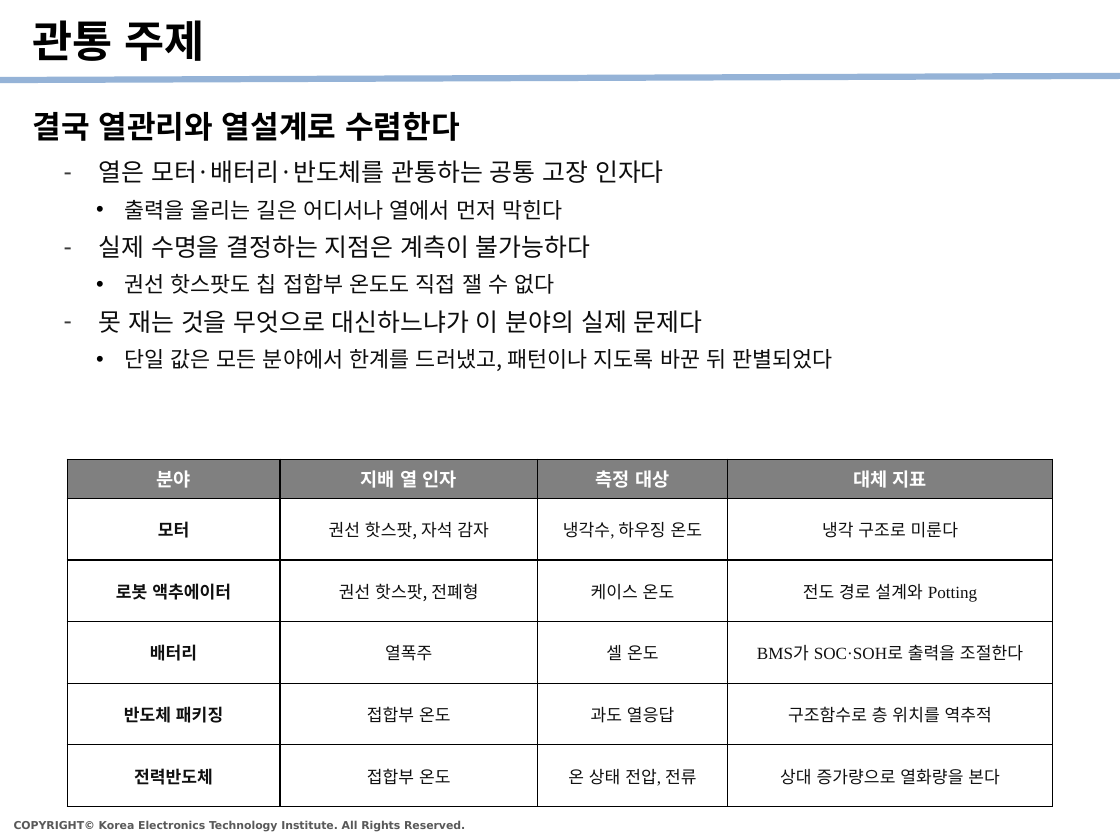
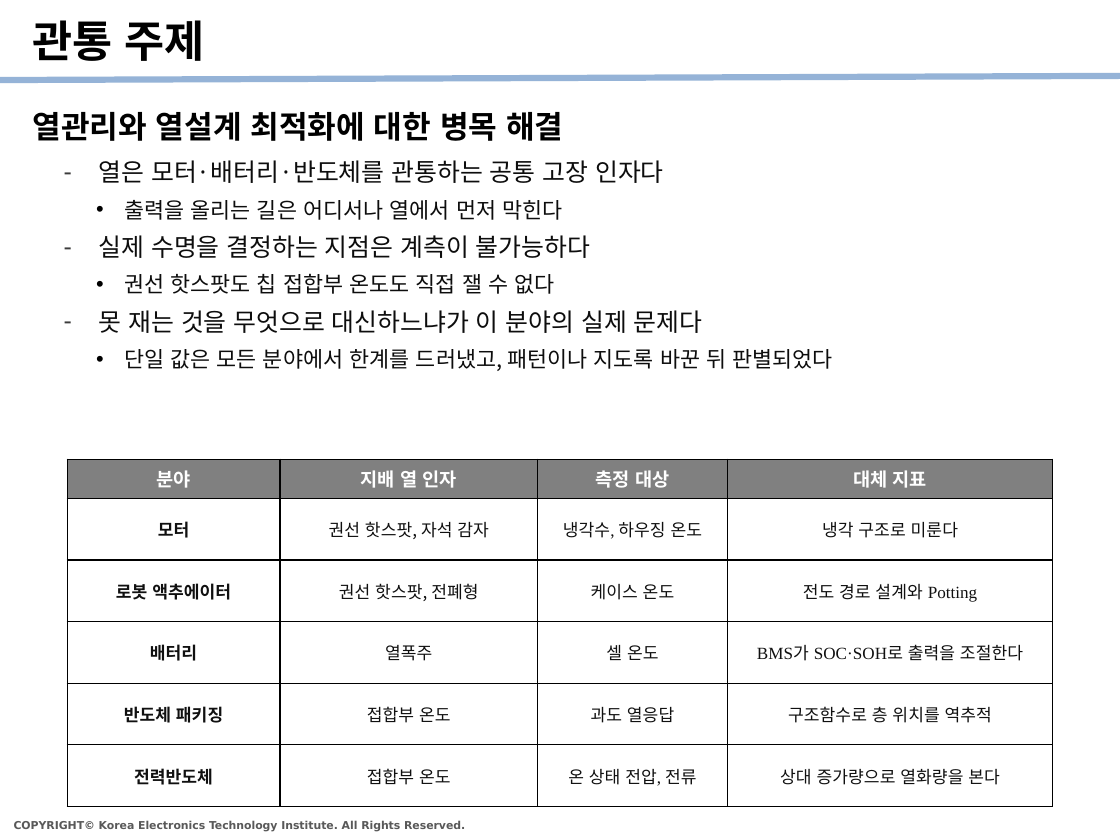
Before and after one commit to kybeen0521/PHM_Edu, a slide deck: slide 22 of Templates/PHM강좌_수강정리_v1.pptx. Drawn at 1120x840 pixels with LibreOffice and Linux fonts; fonts in the diff are those of the drawing. Boxes give left, top, right and bottom in pixels: in the first picture for what was removed or moved away, otherwise in the second. Text is boxed around its words. In the diff, an @@ line names an element or a change of style, - is before the commit and + after.

```diff
--- a/Templates/PHM강좌_수강정리_v1.pptx
+++ b/Templates/PHM강좌_수강정리_v1.pptx
@@ text at box(32, 112, 563, 141): text changed @@
-결국 열관리와 열설계로 수렴한다
+열관리와 열설계 최적화에 대한 병목 해결
```
Also in this commit, not shown: 7 other slides changed.
